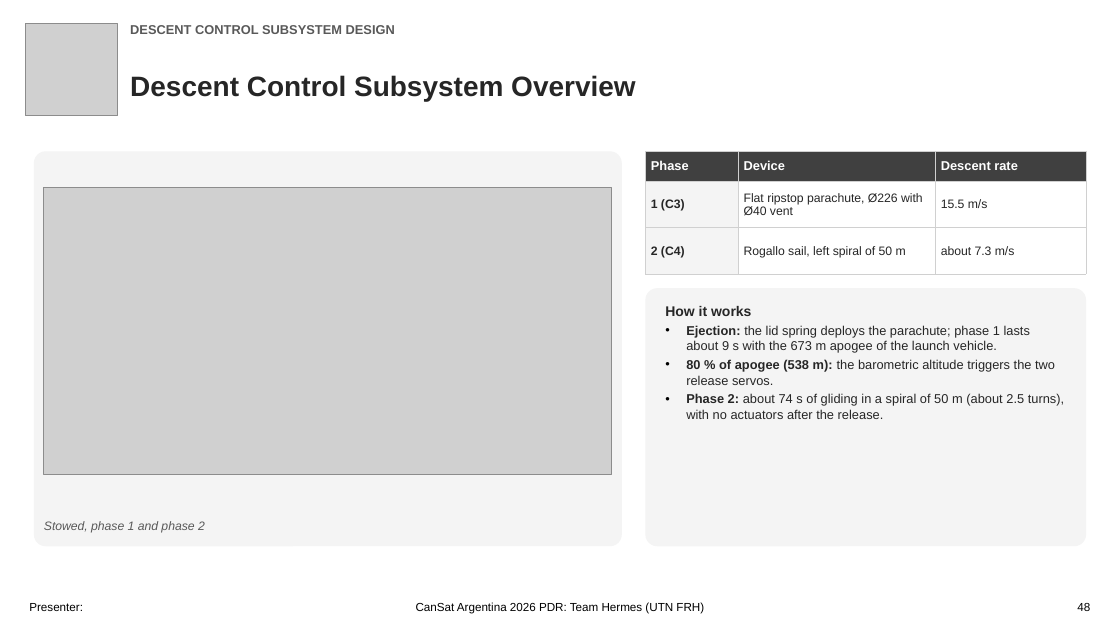
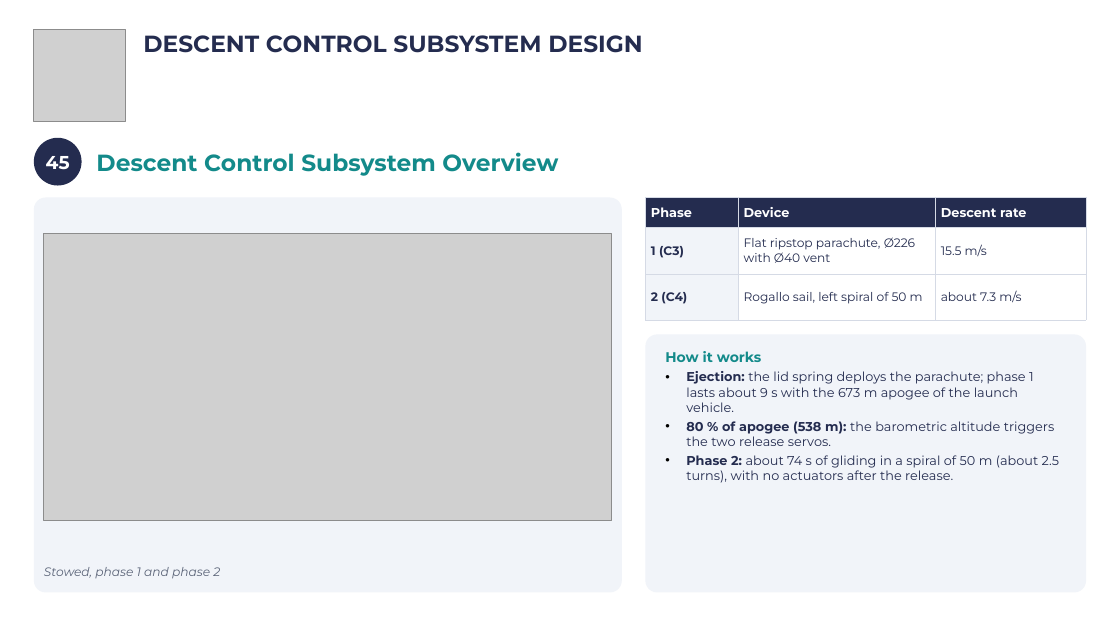
Before and after one commit to Caetano18/proyecto, a slide deck: slide 48 of cansat_pdr/laminas_plantilla/CanSat_PDR_Hermes_completo.pptx. Drawn at 1120x630 pixels with LibreOffice and Linux fonts; fonts in the diff are those of the drawing; grey boxes stand for pictures; background and template pictures are left out. Boxes give left, top, right and bottom in pixels: in the first picture for what was removed or moved away, otherwise in the second. Text is boxed around its words. In the diff, an @@ line names an element or a change of style, - is before the commit and + after.

```diff
--- a/cansat_pdr/laminas_plantilla/CanSat_PDR_Hermes_completo.pptx
+++ b/cansat_pdr/laminas_plantilla/CanSat_PDR_Hermes_completo.pptx
@@ picture: place and size @@
-picture at (25, 24, 118, 116)
+picture at (34, 29, 125, 121)
@@ text "DESCENT CONTROL SUBSYSTEM DESIGN": place and size @@
-text "DESCENT CONTROL SUBSYSTEM DESIGN" at (130, 25, 395, 34)
+text "DESCENT CONTROL SUBSYSTEM DESIGN" at (143, 35, 642, 53)
@@ text "DESCENT CONTROL SUBSYSTEM DESIGN" at (143, 35, 642, 53): size 11 to 20 pt, font Arial to Montserrat, text colour #595959 to #242C4F @@
@@ ellipse added at (34, 138, 82, 186), fill #242C4F, 16 pt, text #FFFFFF, bold @@
+45
@@ text "Descent Control Subsystem Overview": place and size @@
-text "Descent Control Subsystem Overview" at (130, 75, 635, 102)
+text "Descent Control Subsystem Overview" at (96, 152, 558, 176)
@@ text "Descent Control Subsystem Overview" at (96, 152, 558, 176): size 24 to 20 pt, font Arial to Montserrat, text colour #262626 to #138A8A @@
@@ 2 rounded rectangles, 1 picture, 1 text, 1 table: place and size @@
-2 rounded rectangles, 1 picture, 1 text, 1 table at (34, 151, 1086, 546)
+2 rounded rectangles, 1 picture, 1 text, 1 table at (34, 197, 1086, 592)
@@ rounded rectangle at (34, 197, 622, 592): fill #F4F4F4 to #F1F4F9 @@
@@ table at (645, 197, 1086, 320) @@
@@ fill #404040 to #242C4F in row 1 @@
@@ fill #F4F4F4 to #F1F4F9 in 2 cells @@
@@ font Arial to Montserrat @@
@@ text colour #262626 to #242C4F in "1 (C3)", "Flat ripstop parachute, Ø226 with Ø40 vent", "15.5 m/s", "2 (C4)" and 2 more places @@
@@ borders changed @@
@@ rounded rectangle "How it works" at (645, 334, 1086, 592): font Arial to Montserrat, text colour #262626 to #242C4F; text colour #262626 to #138A8A in "How it works"; fill #F4F4F4 to #F1F4F9 @@
@@ text "Stowed, phase 1 and phase ..." at (44, 567, 220, 579): font Arial to Montserrat, text colour #595959 to #5B6478 @@
@@ text removed at (29, 603, 83, 611) @@
-Presenter:
@@ text removed at (416, 602, 704, 614) @@
-CanSat Argentina 2026 PDR: Team Hermes (UTN FRH)
@@ text removed at (1077, 603, 1090, 611) @@
-48
```
Also in this commit, not shown: 105 other slides changed, 18 other files.
